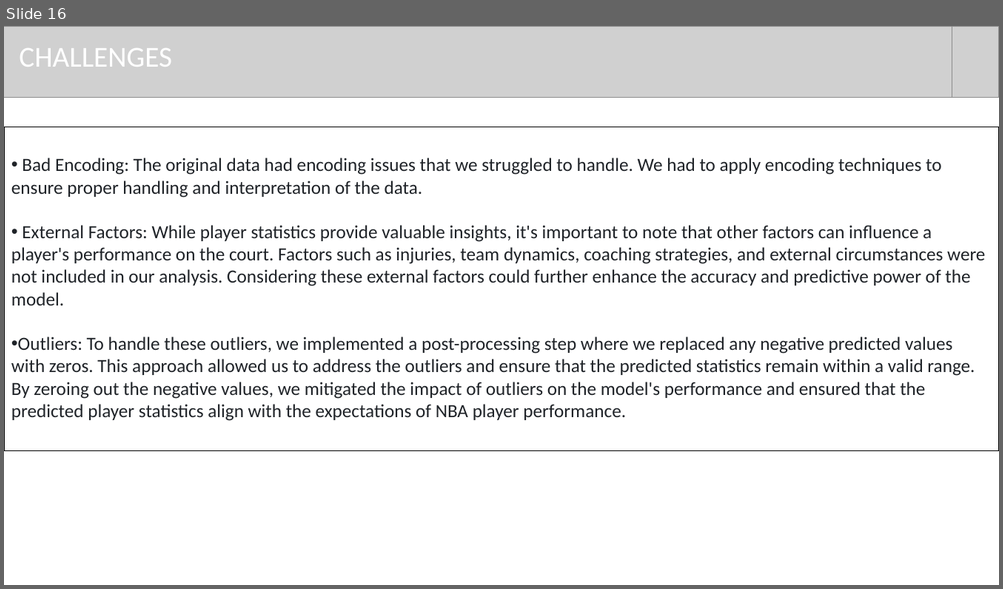
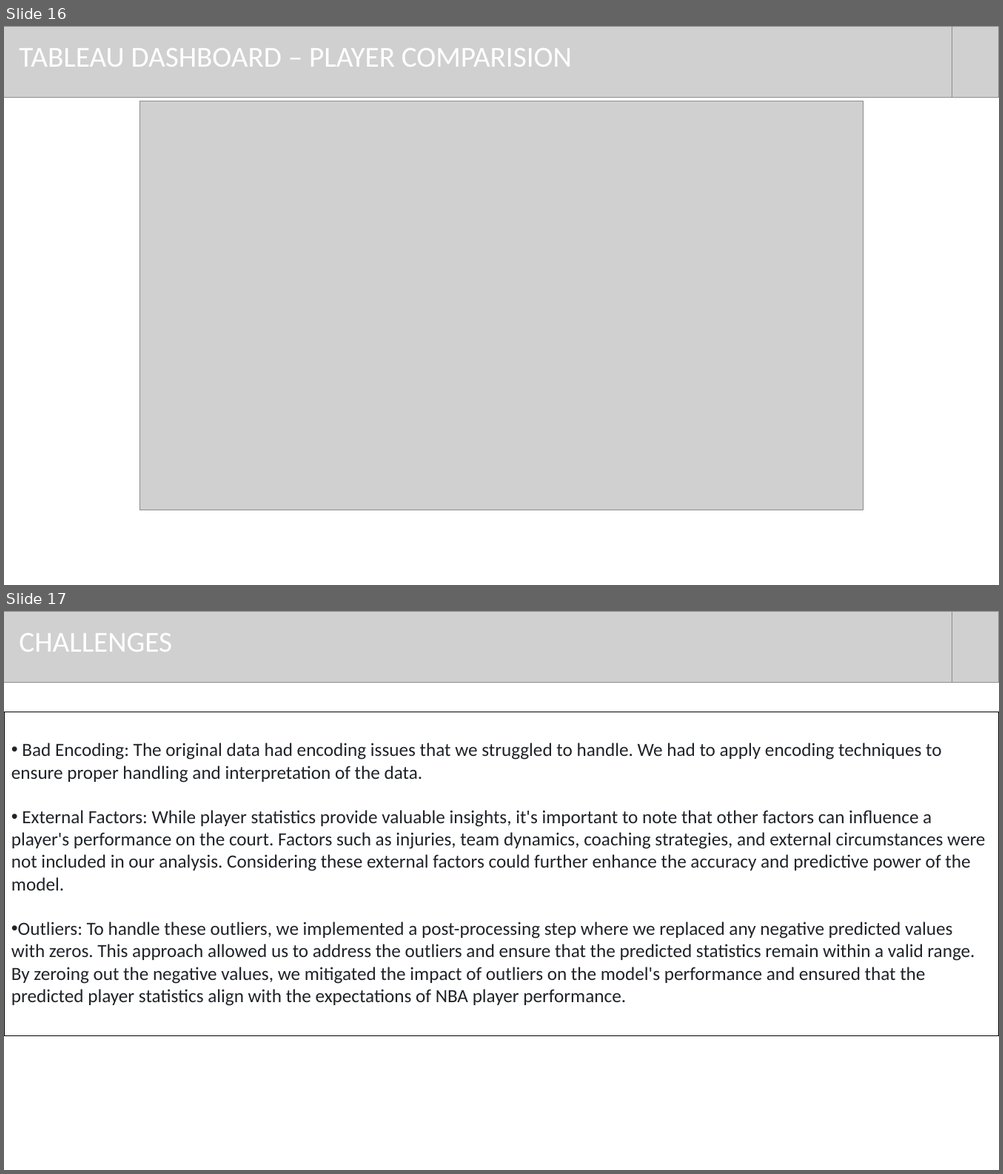
Before and after one commit to rmertoztop/project_4, a slide deck: NBA Project PPT.pptx. Shown one above the other, each under a label of ours: slide 16 before the commit, slides 16 and 17 after it. The pictures are 1003x589 and 1003x1174 pixels, drawn with LibreOffice and Linux fonts; fonts in the diff are those of the drawing; grey boxes stand for pictures. Boxes give left, top, right and bottom in pixels: in the first picture for what was removed or moved away, otherwise in the second. Text is boxed around its words. In the diff, an @@ line names an element or a change of style, - is before the commit and + after.

Commit message:
Updating Tableau files and Ppt file.

```diff
--- a/NBA Project PPT.pptx
+++ b/NBA Project PPT.pptx
@@ slide 16 added at (4,26,999,585), background #FFFFFF @@
@@ picture added at (4,26,951,97) @@
@@ picture added at (951,26,999,97) @@
@@ text added at (19,48,572,67), 28 pt, text #FFFFFF @@
+TABLEAU DASHBOARD – PLAYER COMPARISION
@@ picture added at (140,101,862,511) @@
@@ what was slide 16 is now slide 17 @@
```
Also in this commit, not shown: 2 slides changed, 5 other files.
